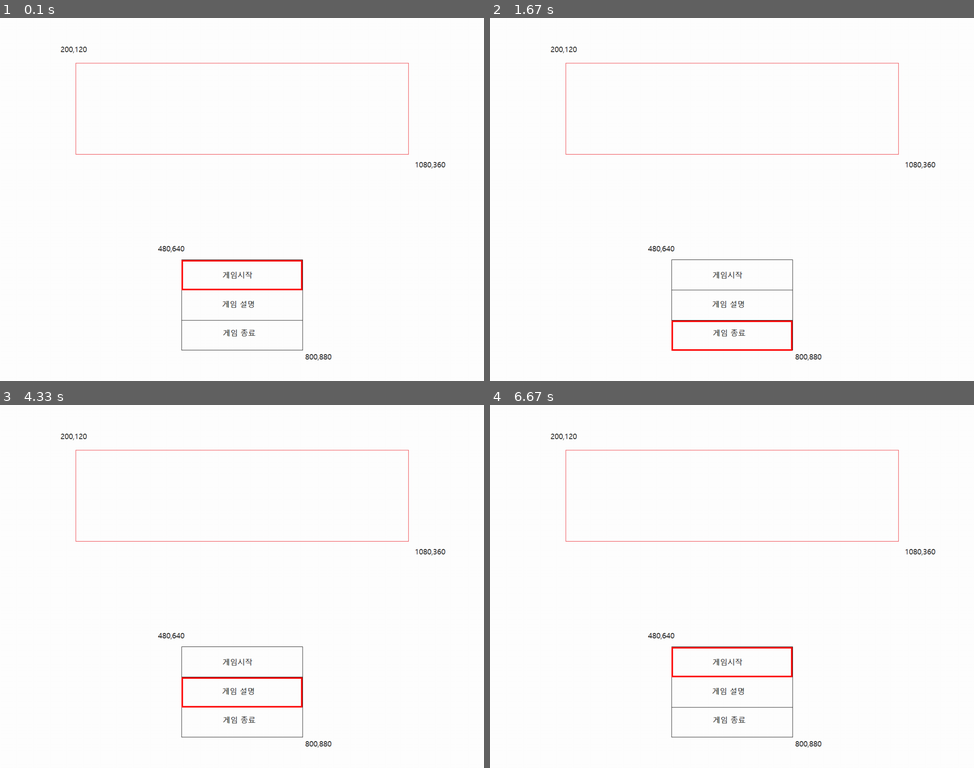
Above: before the commit, frames 1-4 (two rows, left to right).
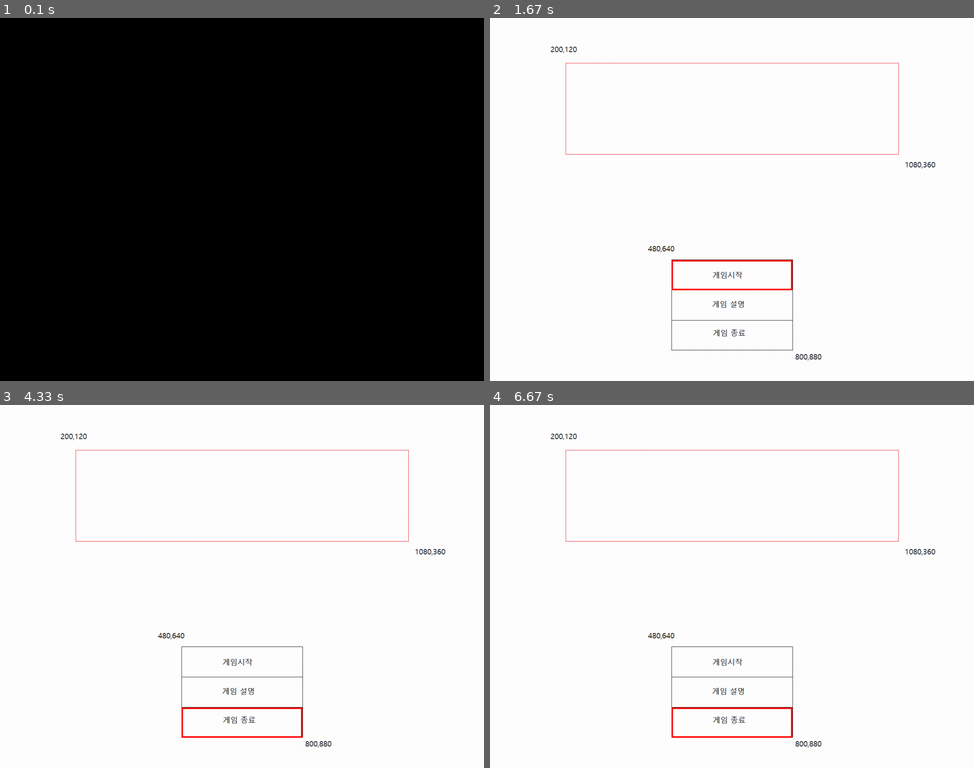
Above: after the commit, the same moments.

Repository: kuman514/PygameTP
Game: pygame game, started from PygameMainMenuTest.py
Two runs of this game, one before a commit and one after it. Both use one fixed random seed, a clock stepped at 60 frames per second and the inputs below. The source is Python 2; it was converted automatically to run under Python 3.
Inputs:
- Up to frame 1 (0.1 s): no input
- Up to frame 2 (1.67 s): tap Enter at 0.33, 0.67 s; hold Up 1.17-1.63 s
- Up to frame 3 (4.33 s): hold Up from 4.17 s (still down)
- Up to frame 4 (6.67 s): release Up at 4.63 s; hold Down 4.67-5.03 s; hold Up 5.07-5.42 s; hold Down 5.45-5.8 s; hold Up 5.83-6.2 s; hold Down 6.23-6.6 s; hold Up from 6.63 s (still down)

The runs differ from the first frame. In frame 1, 100% of the frame differs, in the area x 0-100%, y 0-100%; in frame 2, 0.7%; in frame 3, 0.6%; in frame 4, 0.7%.

Commit message:
Pygame Main Menu & Character Select Test.

Diff:
--- a/PygameCharSelect.py
+++ b/PygameCharSelect.py
@@ -1,6 +1,7 @@
 #imported by PygameMainMenuTest.py
 import pygame, sys
-from pygame import *
+from time import sleep
+from pygame.locals import *
 
 def CharSelect(Display):
 	CharCur = 0;
@@ -11,6 +12,11 @@
 				pygame.quit()
 				sys.exit()
 
+		Display.fill(0x000000)
+		Display.blit(TestCharSel, (0,0))
+		pygame.draw.rect(Display, 0x0000ff, (80+(400*CharCur),180,320,600), 4)
+
+		sleep(0.13)
 		k = pygame.key.get_pressed()
 		if k[pygame.constants.K_LEFT]:
 			CharCur -= 1
@@ -29,7 +35,4 @@
 				print 'Guy 3'
 			return CharCur
 
-		Display.fill(0x000000)
-		Display.blit(TestCharSel, (0,0))
-		pygame.draw.rect(Display, 0x0000ff, (80+(400*CharCur),180,320,600), 4)
 		pygame.display.update()
--- a/PygameMainMenuTest.py
+++ b/PygameMainMenuTest.py
@@ -1,4 +1,4 @@
-import pygame, sys
+import pygame, sys, time
 from pygame.locals import *
 import PygameCharSelect
 
@@ -21,8 +21,14 @@
 			pygame.quit()
 			sys.exit()
 
+	Display.fill(0x000000)
+	Display.blit(TestTitle, (0,0))
+	pygame.draw.rect(Display, 0xff0000, (480,640+(80*menuinput),320,80), 4)
+	## Rect Tuple -> (start x, start y, width, height)
+
+	time.sleep(0.13)
+
 	Key = pygame.key.get_pressed()
-
 	if Key[pygame.constants.K_UP]:
 		menuinput -= 1
 		menuinput = menuinput % 3
@@ -43,8 +49,4 @@
 			pygame.quit()
 			sys.exit()
 
-	Display.fill(0x000000)
-	Display.blit(TestTitle, (0,0))
-	pygame.draw.rect(Display, 0xff0000, (480,640+(80*menuinput),320,80), 4)
-	## Rect Tuple -> (start x, start y, width, height)
 	pygame.display.update()
